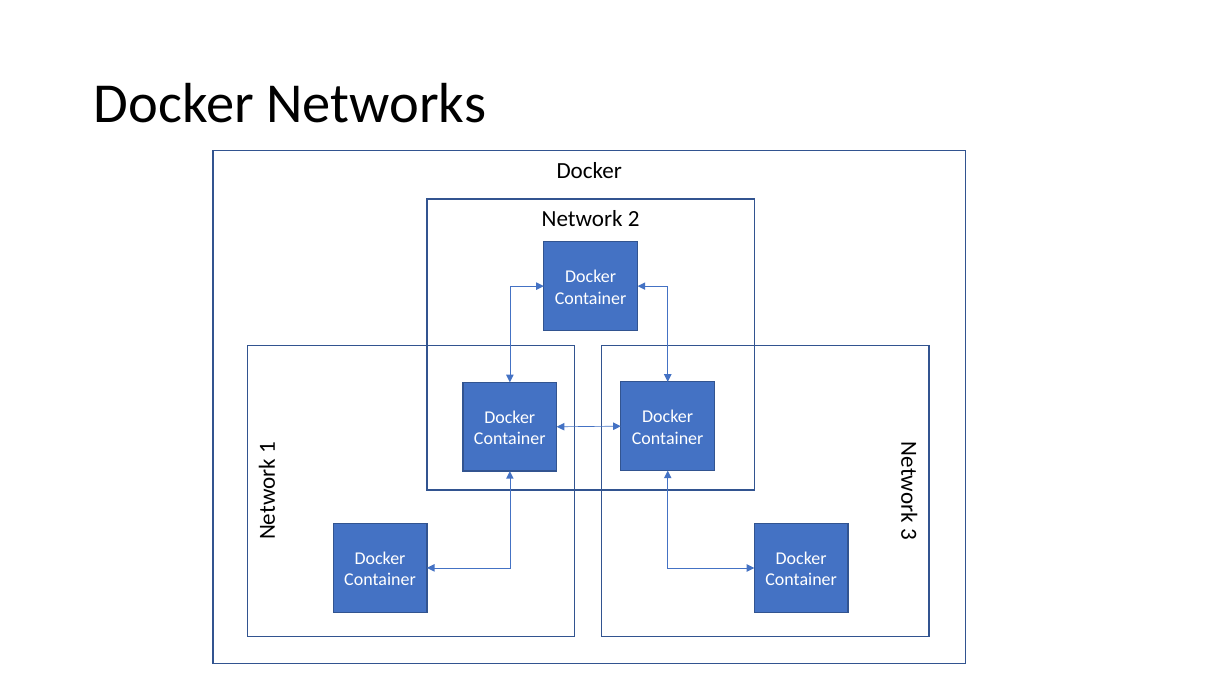
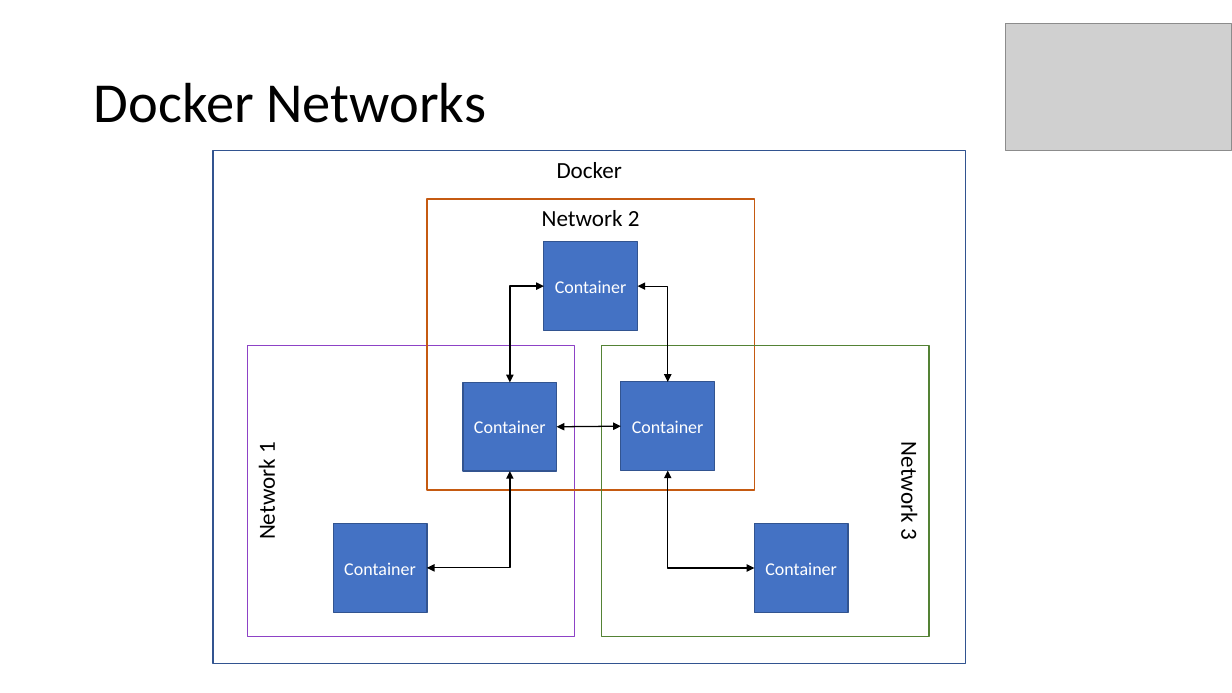
Before and after one commit to aljazsim/docker-masterclass-examples, a slide deck: slide 53 of Docker Masterclass.pptx. Drawn at 1232x693 pixels with LibreOffice and Linux fonts; fonts in the diff are those of the drawing; grey boxes stand for pictures. Boxes give left, top, right and bottom in pixels: in the first picture for what was removed or moved away, otherwise in the second. Text is boxed around its words. In the diff, an @@ line names an element or a change of style, - is before the commit and + after.

Commit message:
Update presentation

```diff
--- a/Docker Masterclass.pptx
+++ b/Docker Masterclass.pptx
@@ picture added at bbox=[1006, 23, 1231, 151] @@
@@ rectangle "Network 2" at bbox=[427, 200, 754, 491]: outline #325491 1 pt to #C55A11 1 pt @@
@@ elbow double arrow (510, 383) - (544, 287): stroke #4472C4 0.5 pt to #000000 1 pt @@
@@ text in rectangle at bbox=[555, 280, 627, 293]: text changed @@
-Docker Container
+Container
@@ elbow double arrow (668, 382) - (638, 287): stroke #4472C4 0.5 pt to #000000 1 pt @@
@@ rectangle "Network 1" at bbox=[248, 346, 575, 637]: outline #325491 1 pt to #8D42C6 1 pt @@
@@ rectangle "Network 3" at bbox=[602, 346, 929, 637]: outline #325491 1 pt to #548235 1 pt @@
@@ text in rectangle at bbox=[474, 420, 546, 433]: text changed @@
-Docker Container
+Container
@@ double arrow (557, 427) - (621, 426): stroke #4472C4 0.5 pt to #000000 1 pt @@
@@ text in rectangle at bbox=[632, 420, 704, 433]: text changed @@
-Docker Container
+Container
@@ elbow double arrow (427, 568) - (510, 471): stroke #4472C4 0.5 pt to #000000 1 pt @@
@@ elbow double arrow (754, 568) - (668, 470): stroke #4472C4 0.5 pt to #000000 1 pt @@
@@ text in rectangle at bbox=[344, 563, 416, 575]: text changed @@
-Docker Container
+Container
@@ text in rectangle at bbox=[765, 563, 837, 575]: text changed @@
-Docker Container
+Container
```
Also in this commit, not shown: 57 other slides changed.
